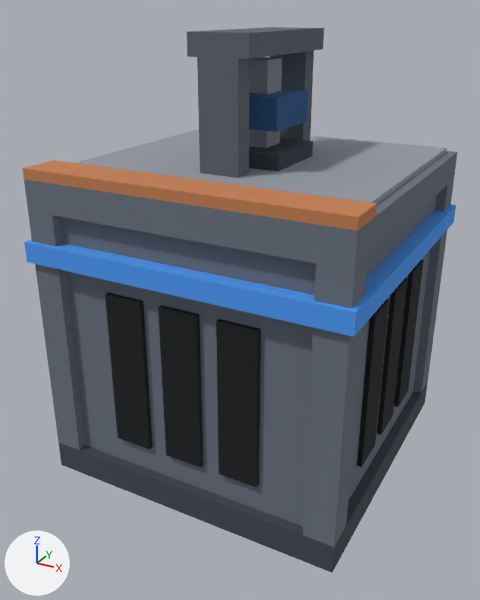
Renders of the glTF model assets/models/pump.glb from each side of a commit.
Both versions are drawn from a 50 mm camera at (1.45, -1.354, 1.448) aimed at (0.447, 0.47, 0.537). The axes (+X, +Y, +Z) are drawn at lower left. The lights are the same throughout. The older version comes first.

The first picture shows 'body.017', 'plunger', 'tier.009'.
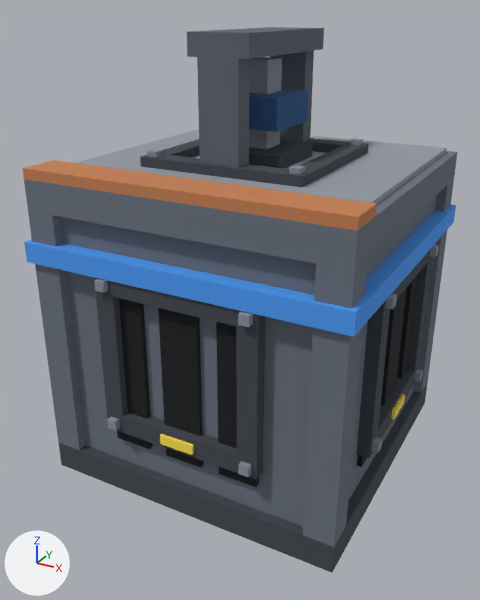
Pixel boxes [x1, y1, x2, y2] of what changed, in the pictures (480 x 600 px):
'link_y-.011', added
    after: [94, 277, 265, 479]
    faces in mat_case_dark (dark grey #42474f): [94, 277, 265, 479]
    faces in mat_steel (grey #8a919d): [94, 278, 253, 477]
    faces in mat_glow_energy (yellow #ffe14a): [160, 434, 194, 455]
'link_x+.011', added
    after: [357, 244, 439, 458]
    faces in mat_case_dark (dark grey #42474f): [357, 250, 433, 458]
    faces in mat_steel (grey #8a919d): [372, 244, 439, 453]
    faces in mat_glow_energy (yellow #ffe14a): [391, 394, 405, 420]
'link_z+.011', added
    after: [140, 138, 369, 187]
    faces in mat_case_dark (dark grey #42474f): [140, 138, 369, 187]
    faces in mat_steel (grey #8a919d): [147, 138, 363, 175]

What the commit changed:
Material 'glow_energy' (mat_glow_energy) is new.
Its base color is (1.0, 0.753, 0.0685) (yellow #ffe14a).
Its roughness is 1.0.
Mesh me_pump_link_z is new.
It has 64 vertices, 108 faces and spans x 0.238..0.762, y 0.238..0.762, z 0.991..1.061.
Faces by material slot: [48, 48, 12].
It uses material mat_case_dark (dark grey #42474f).
It uses material mat_steel (grey #8a919d).
It uses material mat_glow_energy (yellow #ffe14a).
Mesh me_pump_link_y_1 is new.
It has 72 vertices, 108 faces and spans x 0.238..0.763, y -0.028..0.038, z 0.238..0.762.
Faces by material slot: [48, 48, 12].
It uses material mat_case_dark (dark grey #42474f).
It uses material mat_steel (grey #8a919d).
It uses material mat_glow_energy (yellow #ffe14a).
Mesh me_pump_link_x is new.
It has 64 vertices, 108 faces and spans x 0.962..1.028, y 0.238..0.762, z 0.238..0.762.
Faces by material slot: [48, 48, 12].
It uses material mat_case_dark (dark grey #42474f).
It uses material mat_steel (grey #8a919d).
It uses material mat_glow_energy (yellow #ffe14a).
Object 'link_z+.011' (ob_link_z__011) is new; it shows me_pump_link_z.
Its location is (0.0, 0.0, 0.0).
Object 'link_y-.011' (ob_link_y__011_1) is new; it shows me_pump_link_y_1.
Its location is (0.0, 0.0, 0.0).
Object 'link_x+.011' (ob_link_x__011) is new; it shows me_pump_link_x.
Its location is (0.0, 0.0, 0.0).
